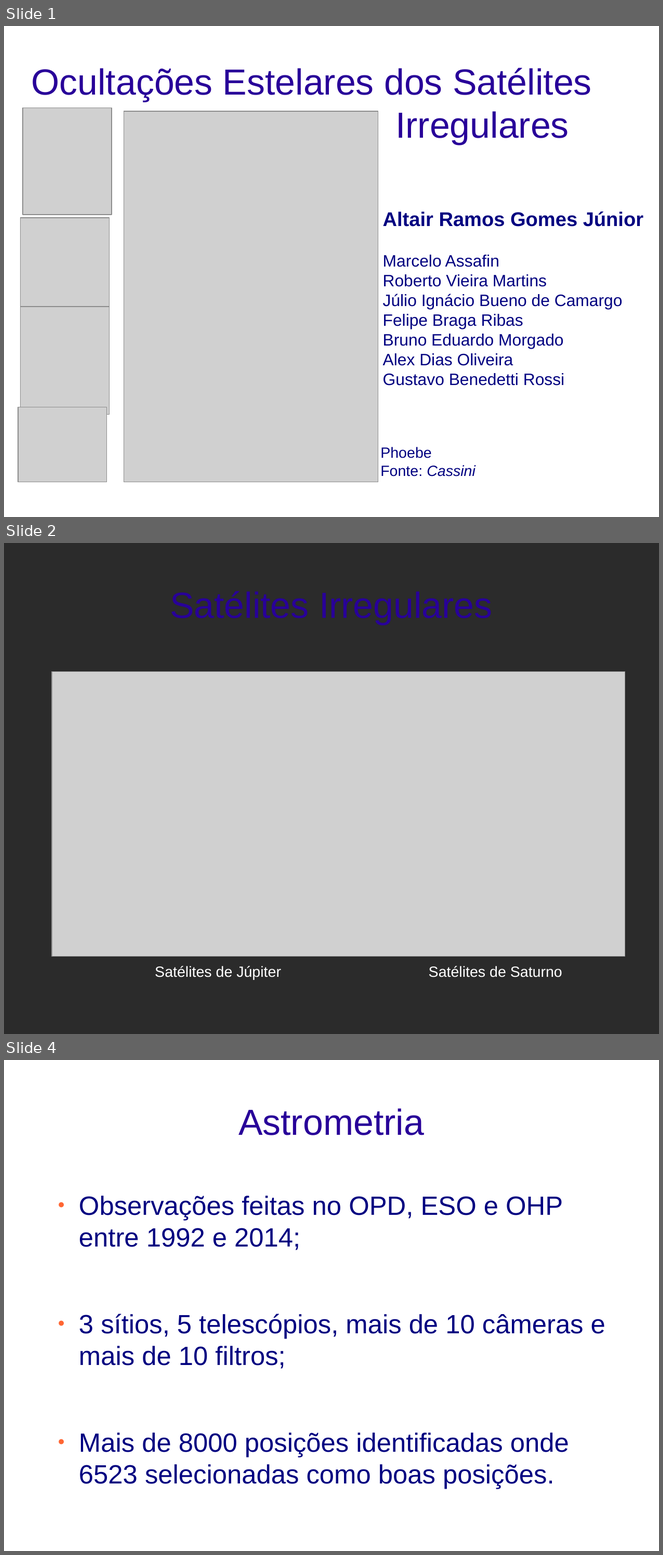
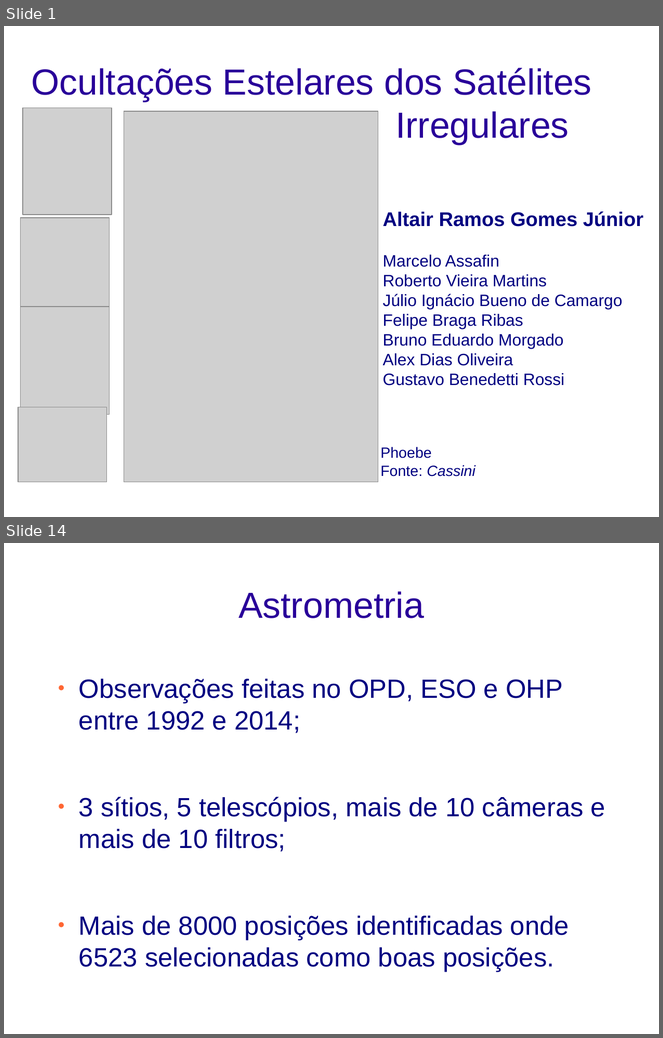
Before and after one commit to altairgomes/Latex, a slide deck: Poster-Apresentação/Irregulares_occ.odp. Shown one above the other, each under a label of ours: slides 1, 2 and 4 before the commit, slides 1 and 14 after it; the slides between them are not shown. The pictures are 663x1555 and 663x1038 pixels, drawn with LibreOffice and Linux fonts; fonts in the diff are those of the drawing; grey boxes stand for pictures; background and template pictures are left out; a plain dark background stands for a picture behind light text. Boxes give left, top, right and bottom in pixels: in the first picture for what was removed or moved away, otherwise in the second. Text is boxed around its words. In the diff, an @@ line names an element or a change of style, - is before the commit and + after.

```diff
--- a/Poster-Apresentação/Irregulares_occ.odp
+++ b/Poster-Apresentação/Irregulares_occ.odp
@@ slide 2 removed at (4,543,659,1034), background picture (left out) @@
@@ title removed at (170,591,493,625) @@
-Satélites Irregulares
@@ picture removed at (52,672,626,957) @@
@@ text removed at (155,966,281,980) @@
-Satélites de Júpiter
@@ text removed at (429,966,562,978) @@
-Satélites de Saturno
@@ what was slide 4 is now slide 14 @@
```
Also in this commit, not shown: 1 slide changed, 11 slides added, 11 other files.
